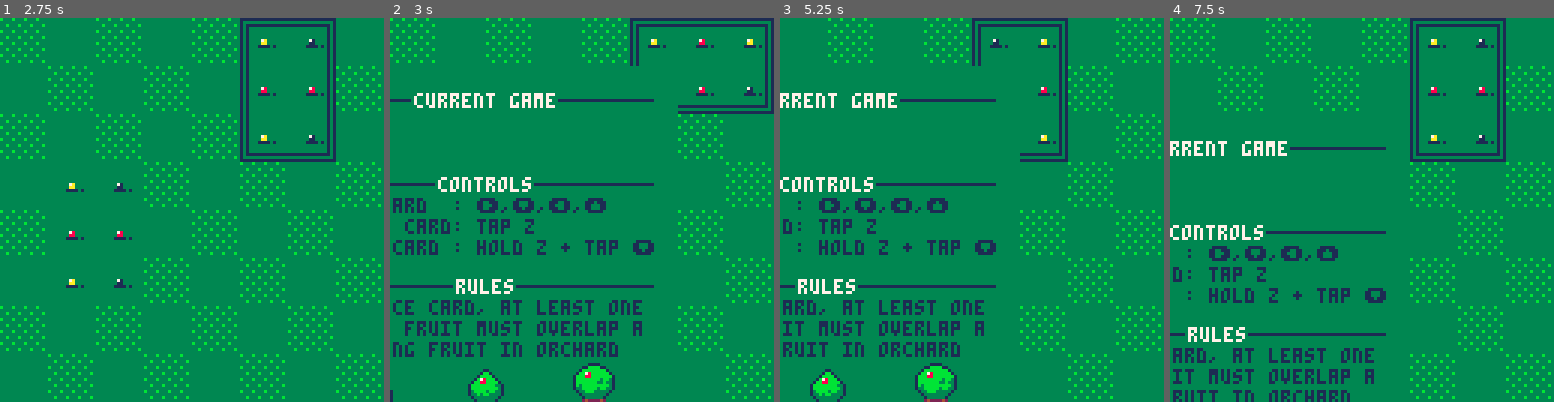
Above: before the commit, frames 1-4 (left to right).
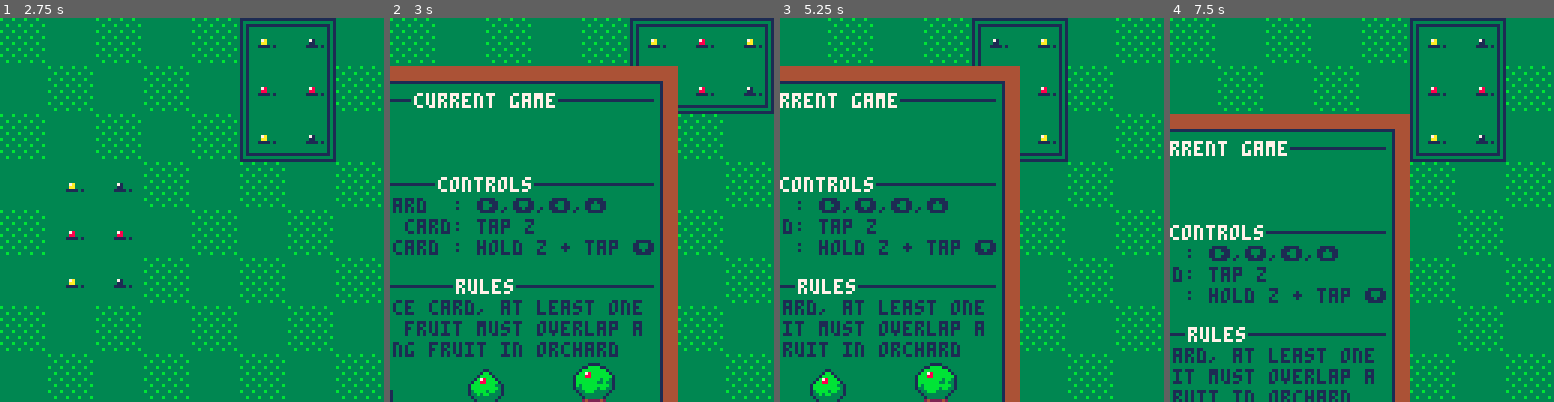
Above: after the commit, the same moments.

Repository: shen-sat/orchard
Game: PICO-8 cartridge game.p8
The game is run twice, just before and just after one commit, with the same random seed, the same clock (stepped at 60 frames per second) and the same inputs.
Inputs:
- Up to frame 1 (2.75 s): tap X (X key) at 0.33, 1.07, 1.85 s; tap O (Z key) at 0.7, 1.7, 2.1, 2.5 s; hold Right 1.6-2.1 s; hold Up 2.15-2.42 s; hold Right from 2.47 s (still down)
- Up to frame 2 (3 s): keep holding Right; tap O (Z key) at 2.9 s; tap X (X key) at 2.97 s
- Up to frame 3 (5.25 s): release Right at 3.03 s; hold Left 3.08-3.58 s; tap O (Z key) every 0.4 s from 3.3 to 4.9 s; hold Down 3.63-3.97 s; hold Right 4.02-4.68 s; tap X (X key) at 4.08, 5.2 s; hold Up 4.73-5.03 s; hold Left from 5.08 s (still down)
- Up to frame 4 (7.5 s): tap O (Z key) every 0.4 s from 5.3 to 7.3 s; release Left at 5.68 s; hold Down 5.73-6.03 s; hold Right 6.08-6.58 s; tap X (X key) at 6.32, 7.43 s; hold Right 6.63-7.13 s; hold Up 7.18-7.45 s

Frame 1 is identical in both runs. In frame 2, 7.4% of the frame differs, in the area x 0-75%, y 12-100%; in frame 3, 6.8%; in frame 4, 6.2%.

Commit message:
Refector pause screen

Diff:
--- a/game.p8
+++ b/game.p8
@@ -34,62 +34,62 @@
     y0 = 0,
     width = 128,
     height = 128,
+    col = 3,
+    text_color = 1,
+    title_color = 7,
+    left_margin = 9,
+    right_margin = 128 - 9,
     x1 = function(self)
       return calculate_x1(self.x0,self.width)
     end,
     y1 = function(self)
       return calculate_y1(self.y0,self.height)
     end,
-    col = 3,
+    title = function(self,texts,title_text_length,x0,y0)
+      local texts = texts
+      local title_first_x = x0
+      local title_first_y = y0
+      local line_y = title_first_y + 2
+
+      print(texts[1],title_first_x,title_first_y,self.title_color)
+      line(self.left_margin,line_y,title_first_x - 2,line_y,self.text_color)
+      line(title_first_x + title_text_length,line_y,self.right_margin,line_y,self.text_color)
+
+      local counter_y = title_first_y
+      for text in all(texts) do
+        if not (text == texts[1]) then
+          counter_y += 7
+          print(text,self.left_margin,counter_y,self.text_color)
+        end
+      end
+    end,
     draw = function(self)
+      rectfill(self.x0,self.y0,self:x1(),self:y1(),4)
+      rectfill(self.x0 + 5,self.y0 + 5,self:x1() - 5,self:y1() - 5,1)
+      rectfill(self.x0 + 6,self.y0 + 6,self:x1() - 6,self:y1() - 6,self.col)
+
       local text_color = 1
       local title_color = 7
-      local all_lines_first_x = 9
-      -- 9 x 11
-      -- 12 x 4 = 48
-
-      rectfill(self.x0,self.y0,self:x1(),self:y1(),self.col)
-      local current_first_x = 40
-      local current_first_y = 9
-      local current_line_y = current_first_y + 2
-      print('current game',current_first_x,current_first_y,title_color)
-      line(all_lines_first_x,current_line_y,current_first_x - 2,current_line_y,text_color)
-      line(current_first_x + 48,current_line_y,128 - 9,current_line_y,text_color)
-      print('score:',9,16,text_color)
-      print('card :',9,23,text_color)
-      --
-
-
-      local controls_first_x = 48
-      local controls_first_y = 23 + 14
-      local controls_line_y = controls_first_y + 2
-      print('controls',controls_first_x,23 + 14,title_color)
-      line(all_lines_first_x,controls_line_y,controls_first_x - 2,controls_line_y,text_color)
-      line(32 + controls_first_x,controls_line_y,128 - 9,controls_line_y,text_color)
-      print('move card  : ➡️,⬇️,⬅️,⬆️',9,controls_first_y + 5 + 2,text_color)
-      print('rotate card: tap z',9,controls_first_y + 5 + 2 + 5 + 2,text_color)
-      print('place card : hold z + tap ⬇️',9,controls_first_y + 5 + 2 + 5 + 2 + 5 + 2,text_color)
-      --
-      local rules_first_x = 54
-      local rules_first_y = 23 + 14 + 21 + 8 + 5
-      local rules_line_y = rules_first_y + 2
-      print('rules',rules_first_x,rules_first_y,title_color)
-      line(all_lines_first_x,rules_line_y,rules_first_x - 2,rules_line_y,text_color)
-      line(20 + rules_first_x,rules_line_y,128 - 9,rules_line_y,text_color)
-      -- line(all_lines_first_x,controls_line_y,controls_first_x - 2,controls_line_y,text_color)
-      -- line(32 + controls_first_x,controls_line_y,128 - 9,controls_line_y,text_color)
-
-      print('to place card, at least one',9,23 + 14 + 21 + 8 + 5 + 7,text_color)
-      print('of its fruit must overlap a',9,23 + 14 + 21 + 8 + 5 + 7 + 7,text_color)
-      print('matching fruit in orchard',9,23 + 14 + 21 + 8 + 5 + 7 + 7 + 7,text_color)
-      spr(n,x,y,w,h,flip_x,flip_y)
-      spr(2,20,23 + 14 + 21 + 8 + 5 + 7 + 7 + 7 + 5 + 4,2,2)
-      spr(4,20 + 16 + 20,23 + 14 + 21 + 8 + 5 + 7 + 7 + 7 + 5 + 4 - 2,2,2)
-      spr(6,20 + 16 + 20 + 16 + 20,23 + 14 + 21 + 8 + 5 + 7 + 7 + 7 + 5 + 4 - 3,2,2)
-      print('3points',20 - 6,23 + 14 + 21 + 8 + 5 + 7 + 7 + 7 + 5 + 4 + 13,text_color)
-      print('6points',20 + 16 + 20 - 6,23 + 14 + 21 + 8 + 5 + 7 + 7 + 7 + 5 + 4 + 13,text_color)
-      print('9points',20 + 16 + 20 + 16 + 20 - 6,23 + 14 + 21 + 8 + 5 + 7 + 7 + 7 + 5 + 4 + 13,text_color)
-      -- spr(2,,23 + 14 + 21 + 8 + 5 + 7 + 7 + 7 + 5 + 4 + 13,2,2)
+      local left_margin = 9
+      local right_margin = 128 - 9
+
+      self:title({'current game', 'score:', 'card :'}, 12 * 4,40,9)
+
+      local controls_text = {'controls', 'move card  : ➡️,⬇️,⬅️,⬆️','rotate card: tap z','place card : hold z + tap ⬇️'}
+      self:title(controls_text,32,48,23 + 14)
+
+      local rules_text = { 'rules','to place card, at least one','of its fruit must overlap a','matching fruit in orchard' }
+      self:title(rules_text,20,54,23 + 14 + 21 + 8 + 5)
+
+      spr(2,20,101,2,2)
+      spr(4,56,99,2,2)
+      spr(6,92,98,2,2)
+      print('3points',14,114,text_color)
+      print('6points',50,114,text_color)
+      print('9points',86,114,text_color)
+      print('3',14,114,2)
+      print('6',50,114,2)
+      print('9',86,114,2)
     end
   }
 end
